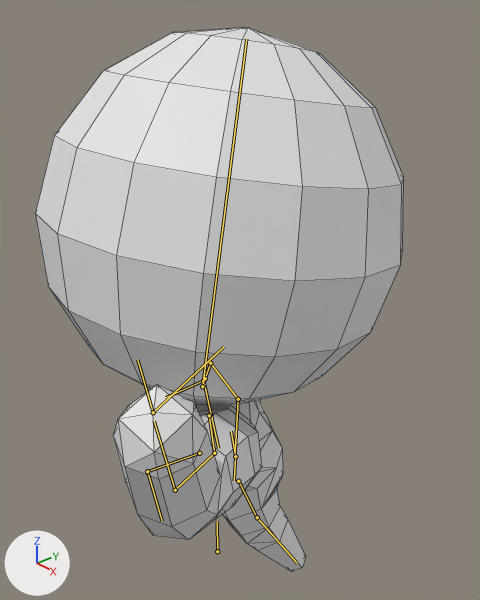
A saved change to the Blender file LD 43 Project/Assets/Models/Character Parts/body.blend.
One viewpoint serves both versions: a 50 mm camera at (0.97, -0.773, 1.299) aimed at (0.014, 0.062, 0.689). Lighting does not change. The marker at lower left points along +X, +Y and +Z. Both versions are drawn at frame 1 of the action 'InAir'; the numbers are the values there. The bones that bend it are drawn over the model as lines. Mesh edges are drawn as thin lines.

Objects in the first picture: 'Circle', 'Reference Head'.
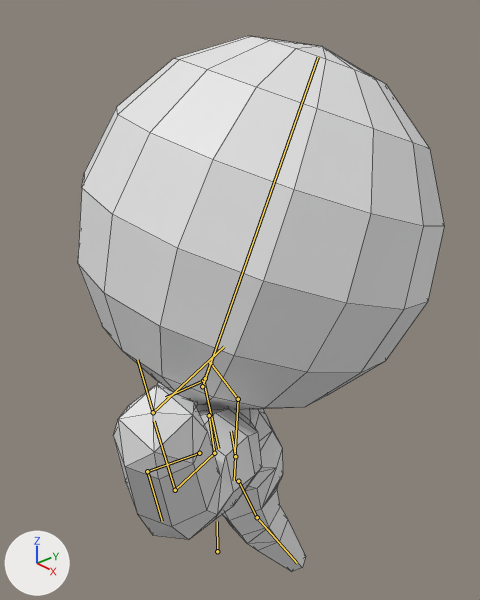
The edits, one by one:
Bone 'Head' (bone_head) turns from (10, 0, 0) to (20, -20, 0) degrees about its own x, y and z.

Changed parts and their boxes (x1, y1, x2, y2) in the pictures (480 x 600 px):
'Reference Head', posed
    before: (36, 27, 403, 405)
    after: (78, 36, 444, 410)
bone 'Head', root to tip
    before: (202, 386) to (246, 39)
    after: (202, 386) to (318, 57)
